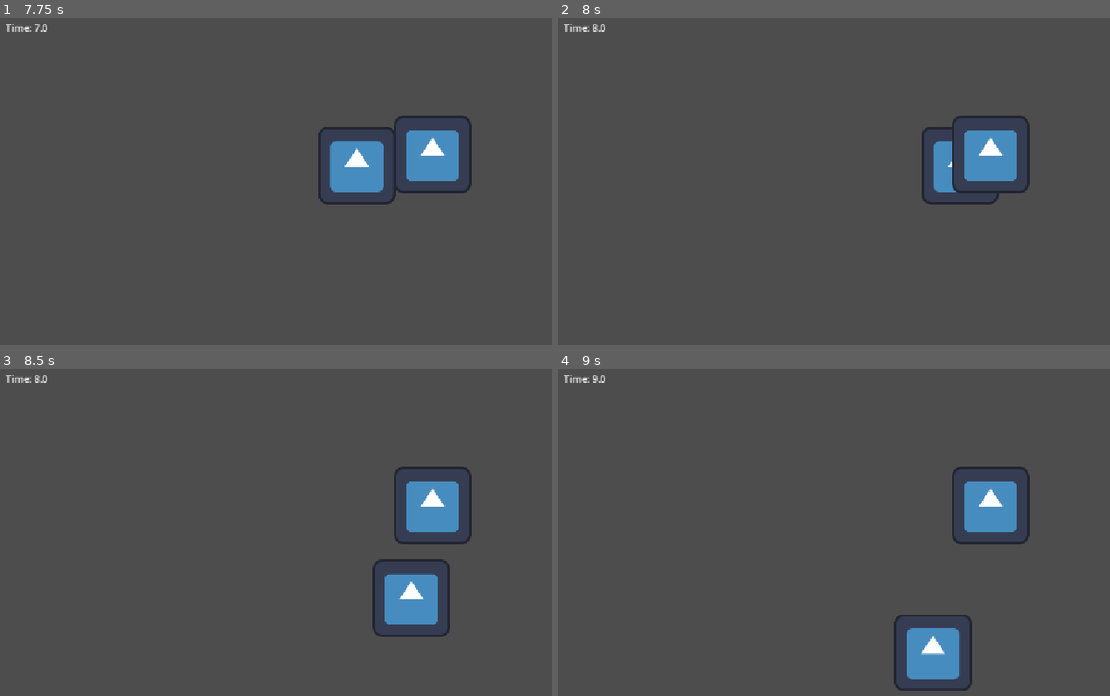
Above: before the commit, frames 1-4 (two rows, left to right).
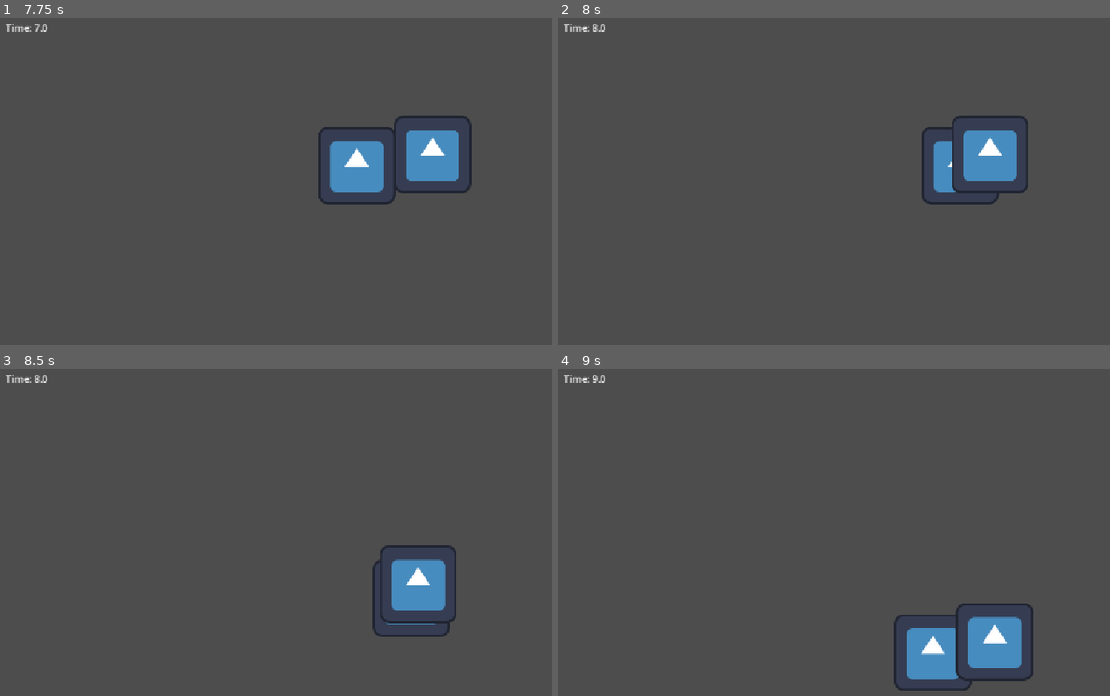
Above: after the commit, the same moments.

Repository: OwlWorksInnovations/the-blacksmiths-city
Game: Godot game, scene res://Scenes/development.tscn
The game is run twice, just before and just after one commit, with the same random seed, the same clock (stepped at 60 frames per second) and the same inputs. The engine's default icon, where the game draws it, is replaced by a stand-in: a white triangle on a blue panel in a dark square.
Inputs:
- Up to frame 1 (7.75 s): tap Enter at 0.5 s; hold D (right) 0.53-1.28 s; hold S (down) 1.28-2.03 s; hold D (right) 2.03-2.78 s; hold W (up) 2.78-3.53 s; hold A (left) 3.53-5.03 s; hold S (down) 5.03-5.78 s; hold D (right) 5.78-6.53 s; hold W (up) 6.53-7.28 s; hold D (right) from 7.28 s (still down)
- Up to frame 2 (8 s): keep holding D (right)
- Up to frame 3 (8.5 s): release D (right) at 8.03 s; hold S (down) from 8.03 s (still down)
- Up to frame 4 (9 s): release S (down) at 8.78 s; hold A (left) from 8.78 s (still down)

Frame 1 is identical in both runs. In frame 2, 0.1% of the frame differs, in the area x 71-86%, y 32-54%; in frame 3, 3.6%; in frame 4, 3.9%, in the area x 71-87%, y 29-96%.
Error before the commit: Invalid access to property or key 'work_start_hour' on a base object of type 'Resource (NPCSchedule)'. (res://Scripts/npc.gd:16)

Commit message:
Implemented a way cleaner schedule manager

Diff:
--- a/AI/dev.tres
+++ b/AI/dev.tres
@@ -4,4 +4,6 @@
 
 [resource]
 script = ExtResource("1_shy4a")
+start_hour = 8.0
+location_group = "Work"
 metadata/_custom_type_script = "uid://dpnl1spj2t7wq"
--- a/AI/devSChe.tres
+++ b/AI/devSChe.tres
@@ -1,7 +1,12 @@
 [gd_resource type="Resource" script_class="NPCSchedule" format=3 uid="uid://djbahy1wi1ibn"]
 
+[ext_resource type="Script" uid="uid://dpnl1spj2t7wq" path="res://Scripts/ScheduleEntry.gd" id="1_8g2oq"]
 [ext_resource type="Script" uid="uid://dkl12kclqfm4e" path="res://Scripts/NPCSchedule.gd" id="1_exeun"]
+[ext_resource type="Resource" uid="uid://c0cgudfin3238" path="res://AI/dev.tres" id="2_ctles"]
+[ext_resource type="Resource" uid="uid://cb0exdxldjygw" path="res://AI/sleep.tres" id="3_ctles"]
+[ext_resource type="Resource" uid="uid://c14s7aove58jo" path="res://AI/tavern.tres" id="3_x672v"]
 
 [resource]
 script = ExtResource("1_exeun")
+entries = Array[ExtResource("1_8g2oq")]([ExtResource("2_ctles"), ExtResource("3_x672v"), ExtResource("3_ctles")])
 metadata/_custom_type_script = "uid://dkl12kclqfm4e"
--- /dev/null
+++ b/AI/sleep.tres
@@ -0,0 +1,9 @@
+[gd_resource type="Resource" script_class="ScheduleEntry" format=3 uid="uid://cb0exdxldjygw"]
+
+[ext_resource type="Script" uid="uid://dpnl1spj2t7wq" path="res://Scripts/ScheduleEntry.gd" id="1_depv2"]
+
+[resource]
+script = ExtResource("1_depv2")
+start_hour = 20.0
+location_group = "Sleep"
+metadata/_custom_type_script = "uid://dpnl1spj2t7wq"
--- /dev/null
+++ b/AI/tavern.tres
@@ -0,0 +1,9 @@
+[gd_resource type="Resource" script_class="ScheduleEntry" format=3 uid="uid://c14s7aove58jo"]
+
+[ext_resource type="Script" uid="uid://dpnl1spj2t7wq" path="res://Scripts/ScheduleEntry.gd" id="1_qpf7v"]
+
+[resource]
+script = ExtResource("1_qpf7v")
+start_hour = 15.0
+location_group = "Tavern"
+metadata/_custom_type_script = "uid://dpnl1spj2t7wq"
--- a/Scenes/development.tscn
+++ b/Scenes/development.tscn
@@ -2,14 +2,8 @@
 
 [ext_resource type="PackedScene" uid="uid://msnavov5m5fh" path="res://Scenes/player.tscn" id="1_vlf40"]
 [ext_resource type="PackedScene" uid="uid://ba8ni3loseaky" path="res://Scenes/npc.tscn" id="2_cogjd"]
-[ext_resource type="Script" uid="uid://dkl12kclqfm4e" path="res://Scripts/NPCSchedule.gd" id="3_uvqy6"]
+[ext_resource type="Resource" uid="uid://djbahy1wi1ibn" path="res://AI/devSChe.tres" id="3_uvqy6"]
 [ext_resource type="PackedScene" uid="uid://cwfvxag0oayya" path="res://Scenes/time.tscn" id="3_wxhvf"]
-
-[sub_resource type="Resource" id="Resource_uvqy6"]
-script = ExtResource("3_uvqy6")
-start_hour = null
-location_group = null
-metadata/_custom_type_script = "uid://dkl12kclqfm4e"
 
 [sub_resource type="NavigationPolygon" id="NavigationPolygon_g4v7s"]
 vertices = PackedVector2Array(794.5078, 31.992188, 1074.1172, 57.0625, 1056.0078, 255.46875, 856.15625, 298.42188, 830. …(597 unchanged characters)…
@@ -21,23 +15,20 @@
 [node name="Player" parent="." unique_id=193019390 instance=ExtResource("1_vlf40")]
 position = Vector2(238, 199)
 
-[node name="NPC" parent="." unique_id=592718260 node_paths=PackedStringArray("work_location", "tavern_location", "sleep_location") instance=ExtResource("2_cogjd")]
+[node name="NPC" parent="." unique_id=592718260 instance=ExtResource("2_cogjd")]
 position = Vector2(723, 234)
-schedule = SubResource("Resource_uvqy6")
-work_location = NodePath("../WorkLocation")
-tavern_location = NodePath("../TavernLocation")
-sleep_location = NodePath("../SleepLocation")
+schedule = ExtResource("3_uvqy6")
 
 [node name="NavigationRegion2D" type="NavigationRegion2D" parent="." unique_id=1057027110]
 navigation_polygon = SubResource("NavigationPolygon_g4v7s")
 
-[node name="WorkLocation" type="Marker2D" parent="." unique_id=1866075060]
+[node name="WorkLocation" type="Marker2D" parent="." unique_id=1866075060 groups=["Work"]]
 position = Vector2(315, 127)
 
-[node name="SleepLocation" type="Marker2D" parent="." unique_id=386372454]
+[node name="SleepLocation" type="Marker2D" parent="." unique_id=386372454 groups=["Sleep"]]
 position = Vector2(698, 240)
 
-[node name="TavernLocation" type="Marker2D" parent="." unique_id=599831582]
+[node name="TavernLocation" type="Marker2D" parent="." unique_id=599831582 groups=["Tavern"]]
 position = Vector2(169, 542)
 
 [node name="Time" parent="." unique_id=155967952 instance=ExtResource("3_wxhvf")]
--- a/Scripts/npc.gd
+++ b/Scripts/npc.gd
@@ -1,28 +1,26 @@
 extends  CharacterBody2D
 
-var speed: float = 150
+var speed: float = 300
 var target: Vector2 = Vector2.ZERO
 var current_time: float = 0
 
 @onready var navigation_agent_2d: NavigationAgent2D = $NavigationAgent2D
 @export var schedule: NPCSchedule
-@export var work_location: Marker2D
-@export var tavern_location: Marker2D
-@export var sleep_location: Marker2D
 
-func set_time(time):
+func set_time(time: float) -> void:
 	current_time = time
 
-	if current_time >= schedule.work_start_hour and current_time < schedule.tavern_start_hour and current_time < schedule.sleep_start_hour:
-		target = work_location.global_position
-	elif current_time >= schedule.tavern_start_hour and current_time < schedule.sleep_start_hour:
-		target = tavern_location.global_position
-	elif current_time >= schedule.sleep_start_hour or current_time < schedule.work_start_hour:
-		target = sleep_location.global_position
+	var active_entry: ScheduleEntry = null
 
-	navigation_agent_2d.path_desired_distance = 4.0
-	navigation_agent_2d.target_desired_distance = 4.0
-	actor_setup.call_deferred()
+	for entry in schedule.entries:
+		if entry.start_hour <= current_time:
+			active_entry = entry
+
+	if active_entry:
+		var nodes = get_tree().get_nodes_in_group(active_entry.location_group)
+		if nodes.size() > 0:
+			target = nodes[0].global_position
+			set_movement_target(target)
 
 func _ready() -> void:
 	TimeManager.connect("hour_changed", set_time)
--- a/Scripts/time.gd
+++ b/Scripts/time.gd
@@ -1,7 +1,6 @@
 extends Control
 
 @onready var current_time: Label = $CurrentTime
-@onready var hour_length: Timer = $HourLength
 
 func _ready() -> void:
 	TimeManager.hour_changed.connect(_on_hour_changed)
